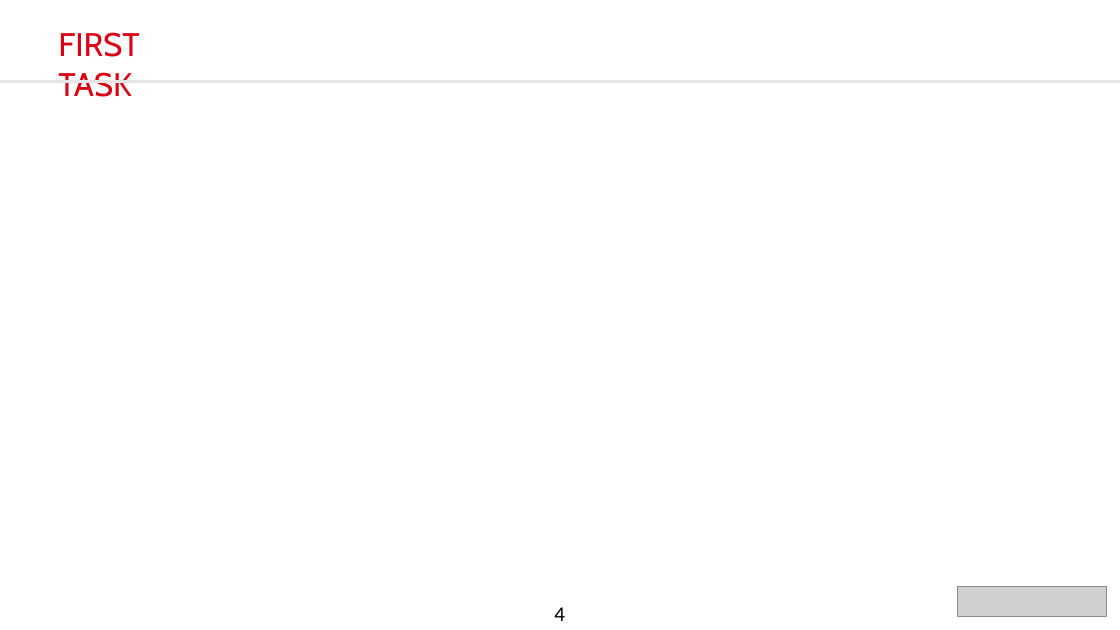
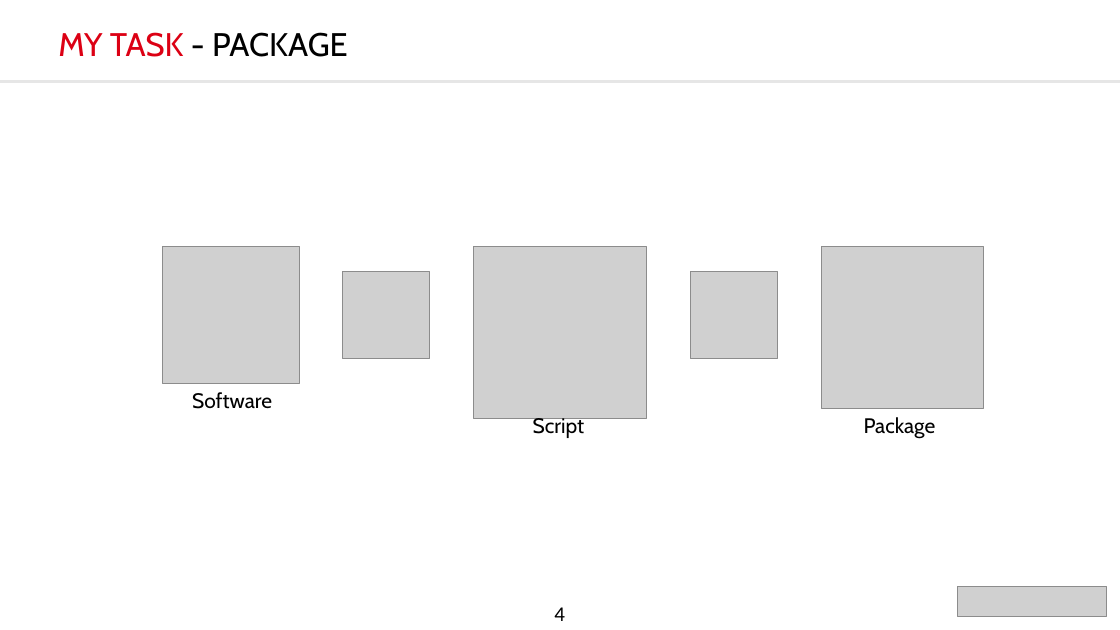
Before and after one commit to DylanChe/SupervisionSerre, a slide deck: slide 7 of suivi_perso/dylan/PresentationOralBlancAnglais.pptx (slide 6 before the commit). Drawn at 1120x630 pixels with LibreOffice and Linux fonts; fonts in the diff are those of the drawing; grey boxes stand for pictures. Boxes give left, top, right and bottom in pixels: in the first picture for what was removed or moved away, otherwise in the second. Text is boxed around its words. In the diff, an @@ line names an element or a change of style, - is before the commit and + after.

```diff
--- a/suivi_perso/dylan/PresentationOralBlancAnglais.pptx
+++ b/suivi_perso/dylan/PresentationOralBlancAnglais.pptx
@@ text at box(58, 32, 348, 57): text changed; text colour #DC0014 to #000000 @@
-FIRST TASK
+MY TASK - PACKAGE
@@ picture added at box(162, 247, 299, 384) @@
@@ picture added at box(474, 247, 646, 419) @@
@@ picture added at box(822, 247, 984, 409) @@
@@ picture added at box(343, 271, 429, 358) @@
@@ picture added at box(691, 271, 777, 358) @@
@@ text added at box(192, 392, 272, 409), 18 pt, text #000000 @@
+Software
@@ text added at box(533, 415, 585, 438), 18 pt, text #000000 @@
+Script
@@ text added at box(864, 417, 936, 439), 18 pt, text #000000 @@
+Package
```
Also in this commit, not shown: 7 other slides changed, 1 slide removed.
